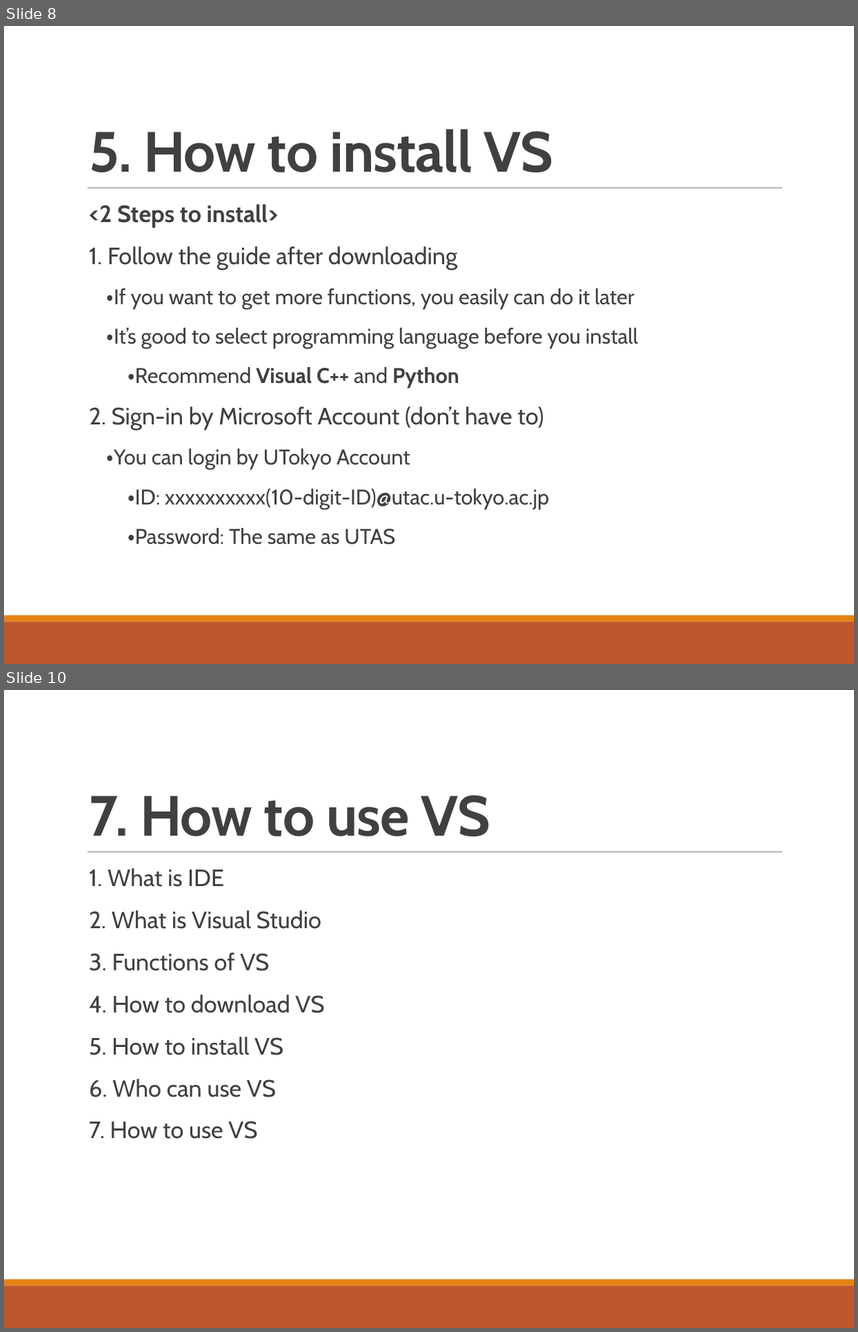
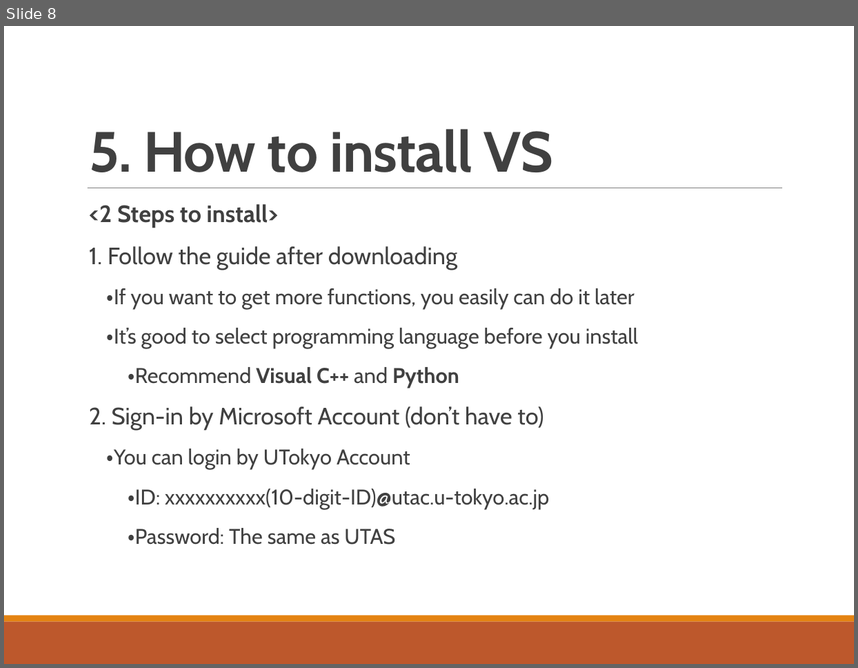
Before and after one commit to whcitizen/citizen-_task, a slide deck: 02_working/07_IDE/02_スライド/IDE&VS_20180508.pptx. Shown one above the other, each under a label of ours: slides 8 and 10 before the commit, slide 8 after it; the slides between them are not shown. The pictures are 858x1332 and 858x668 pixels, drawn with LibreOffice and Linux fonts; fonts in the diff are those of the drawing. Boxes give left, top, right and bottom in pixels: in the first picture for what was removed or moved away, otherwise in the second. Text is boxed around its words. In the diff, an @@ line names an element or a change of style, - is before the commit and + after.

```diff
--- a/02_working/07_IDE/02_スライド/IDE&VS_20180508.pptx
+++ b/02_working/07_IDE/02_スライド/IDE&VS_20180508.pptx
@@ slide 10 removed at [4,690,854,1328], background #FFFFFF; not listed: 3 template elements that a slide beside it also shows @@
@@ title removed at [89,795,490,836] @@
-7. How to use VS
@@ text removed at [89,868,324,1138] @@
-  1. What is IDE
-  2. What is Visual Studio
-  3. Functions of VS
-  4. How to download VS
-  5. How to install VS
-  6. Who can use VS
-  7. How to use VS
```
Also in this commit, not shown: 6 slides changed, 3 slides added, 14 other files.
